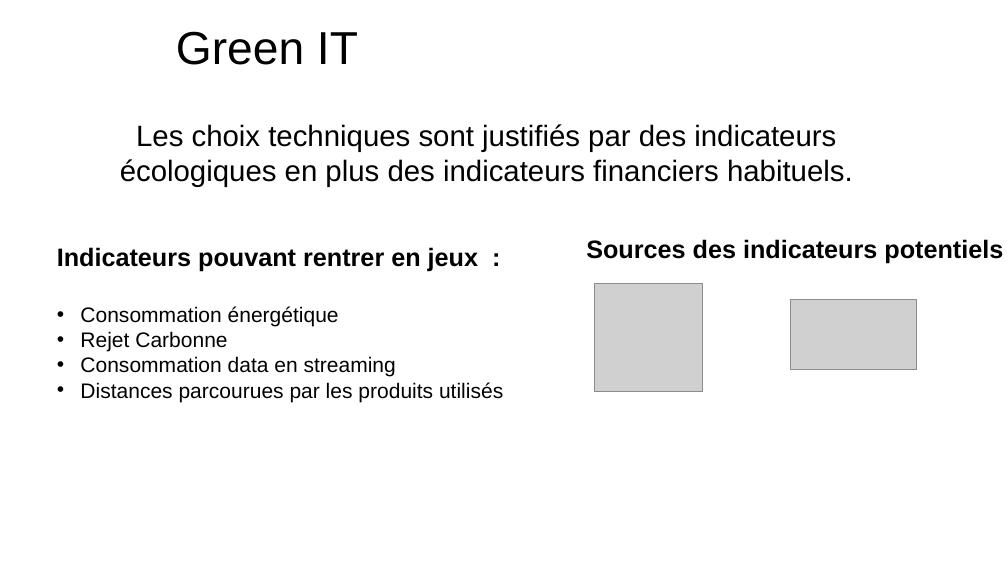
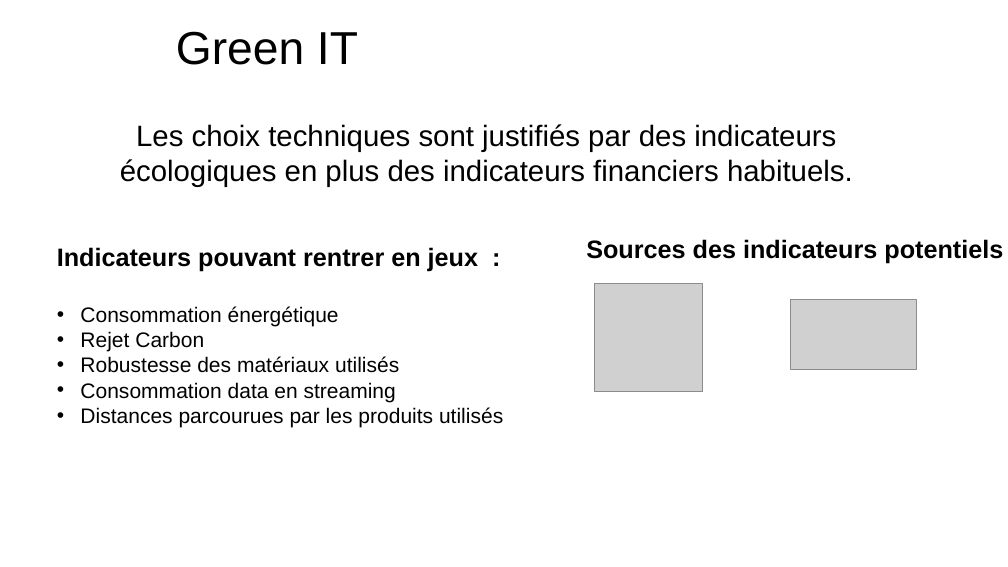
Before and after one commit to OceanStream-X-MiageSorbonne/Boitier, a slide deck: slide 4 of Documentation/Methodologie Projet/Methodologie.pptx. Drawn at 1008x567 pixels with LibreOffice and Linux fonts; fonts in the diff are those of the drawing; grey boxes stand for pictures; background and template pictures are left out. Boxes give left, top, right and bottom in pixels: in the first picture for what was removed or moved away, otherwise in the second. Text is boxed around its words. In the diff, an @@ line names an element or a change of style, - is before the commit and + after.

```diff
--- a/Documentation/Methodologie Projet/Methodologie.pptx
+++ b/Documentation/Methodologie Projet/Methodologie.pptx
@@ text at [80, 331, 399, 373]: text changed @@
-• Rejet Carbonne
+• Rejet Carbon
+• Robustesse des matériaux utilisés
```
Also in this commit, not shown: 2 other slides changed, 1 other file.
